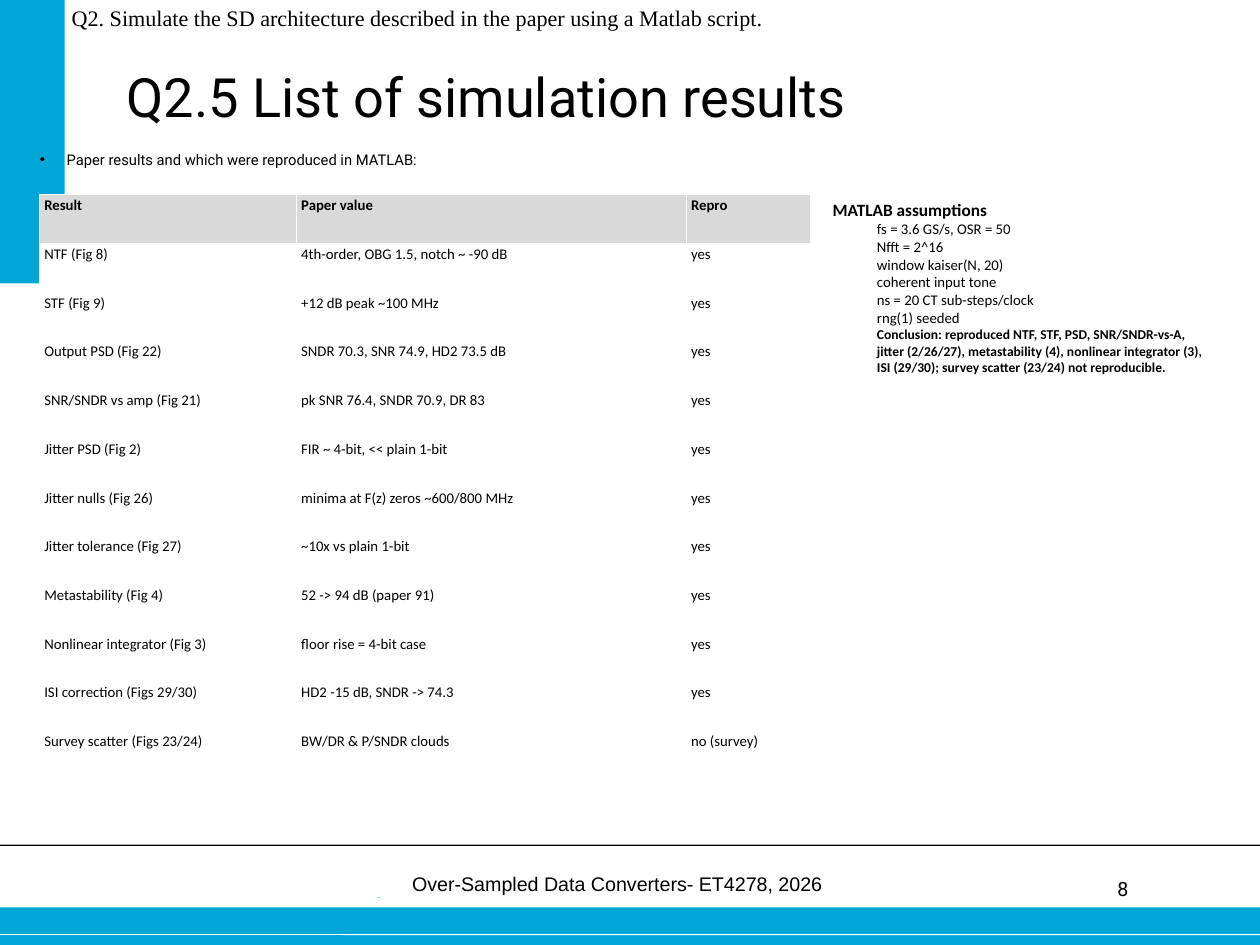
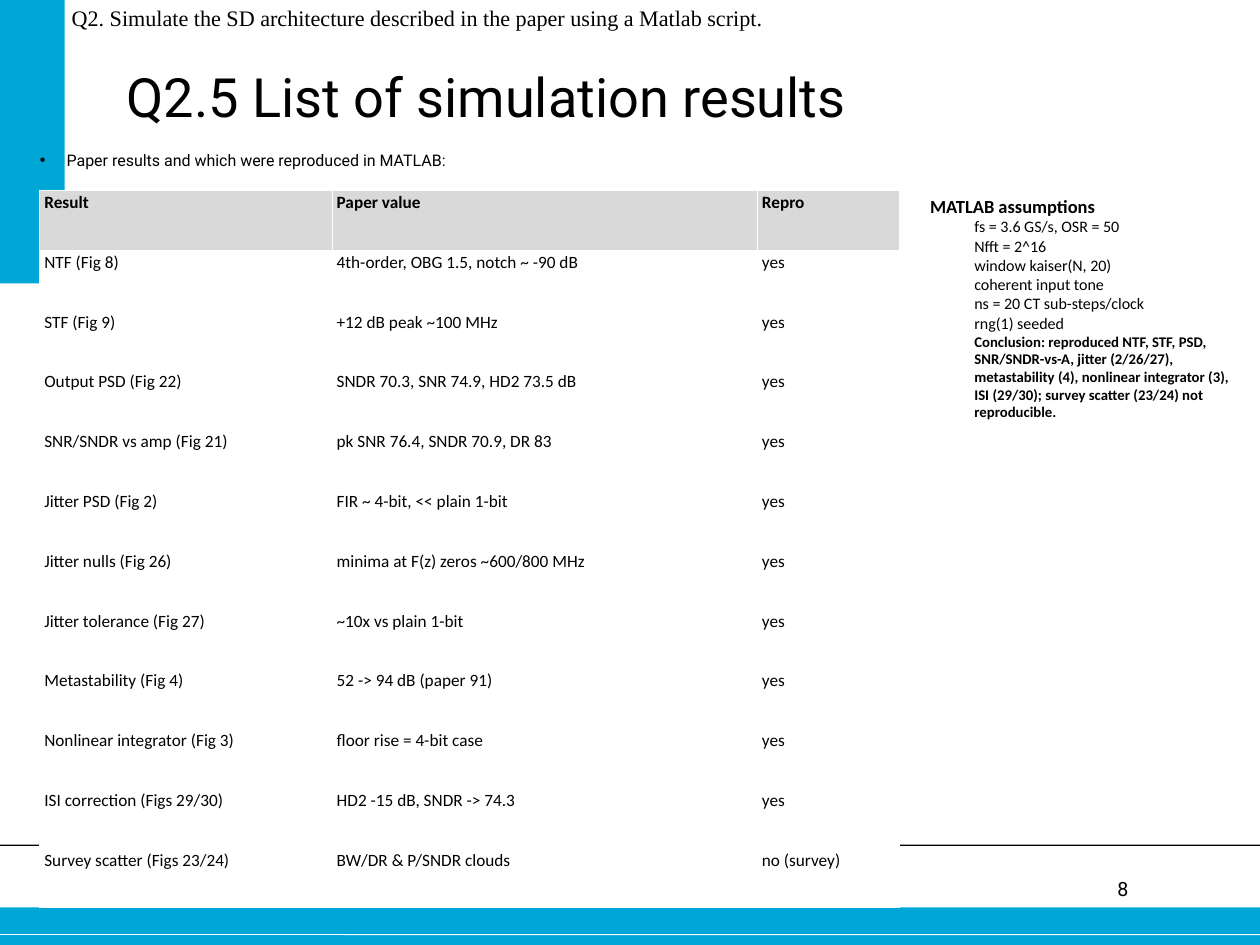
Before and after one commit to danieltyukov/tud-over-sampled-data-converters, a slide deck: slide 8 of practical-exam/Final_oral_exam_Daniel_Tyukov_5714699.pptx. Drawn at 1260x945 pixels with LibreOffice and Linux fonts; fonts in the diff are those of the drawing; background and template pictures are left out. Boxes give left, top, right and bottom in pixels: in the first picture for what was removed or moved away, otherwise in the second. Text is boxed around its words. In the diff, an @@ line names an element or a change of style, - is before the commit and + after.

Commit message:
Update practical exam materials: replace PDF and PPTX files, and enhance MATLAB script content

```diff
--- a/practical-exam/Final_oral_exam_Daniel_Tyukov_5714699.pptx
+++ b/practical-exam/Final_oral_exam_Daniel_Tyukov_5714699.pptx
@@ text "Paper results and which were ..." at bbox=[67, 154, 446, 170]: size 12 to 13 pt @@
@@ table at bbox=[40, 191, 899, 908] @@
@@ size 12 to 14 pt @@
@@ table: place and size @@
-table at bbox=[40, 195, 811, 780]
+table at bbox=[40, 191, 899, 908]
@@ text "MATLAB assumptions": place and size @@
-text "MATLAB assumptions" at bbox=[833, 204, 1202, 374]
+text "MATLAB assumptions" at bbox=[930, 200, 1228, 420]
@@ text "MATLAB assumptions" at bbox=[930, 200, 1228, 420]: size 14 to 15 pt in "MATLAB assumptions"; size 12 to 13 pt in "fs = 3.6 GS/s, OSR = 50", "Nfft = 2^16", "window kaiser(N, 20)", "coherent input tone" and 2 more places; size 11 to 12 pt in "Conclusion: reproduced NTF, STF, PSD, SNR/SNDR-vs-A, jitter ..." @@
```
Also in this commit, not shown: 8 other slides changed, 2 other files.
